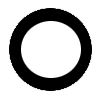
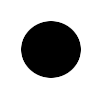
Layers edited between the first and the second 100px x 100px image:
added layer "kis kör" above "új f kör" over [left=21, top=21, right=81, bottom=78]
hid "új f kör" over [left=9, top=8, right=92, bottom=91]
